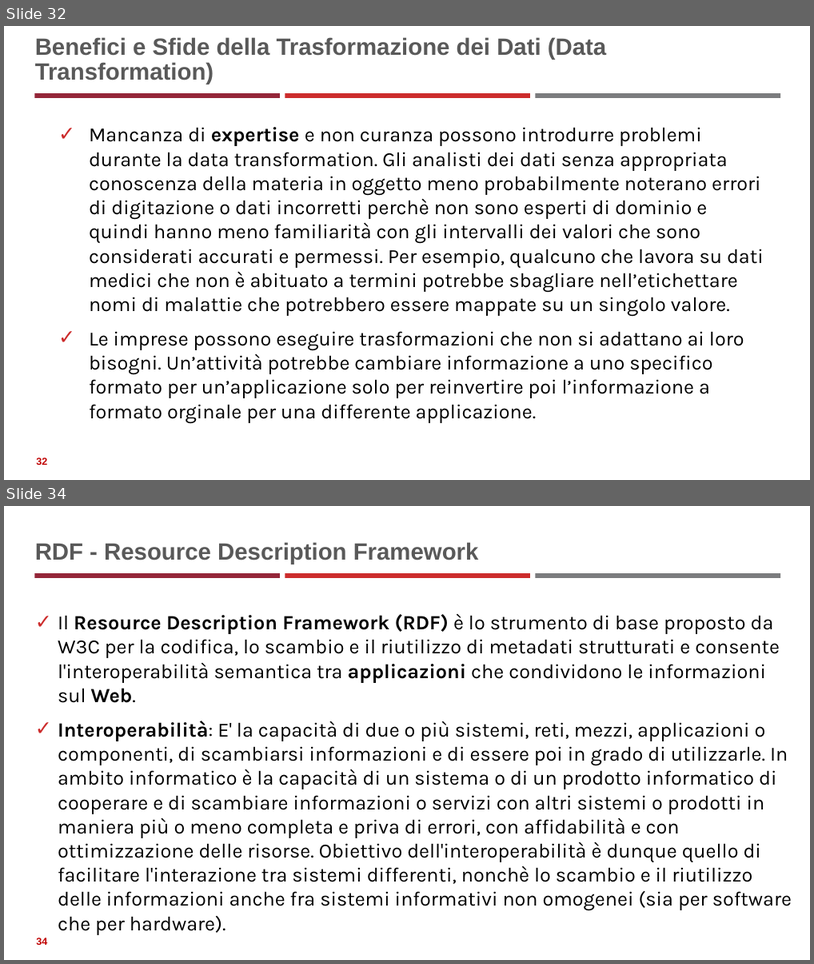
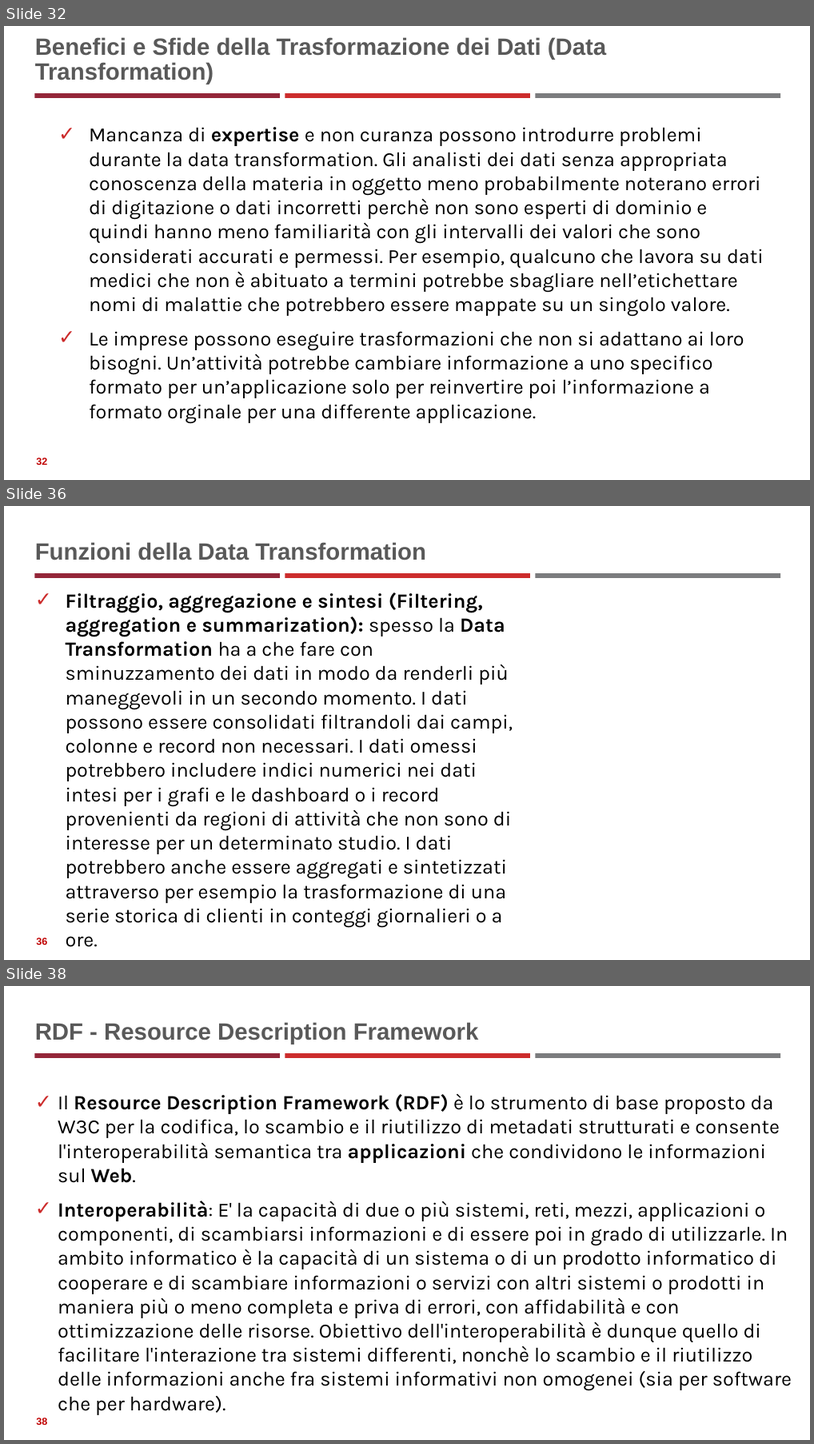
Before and after one commit to neural1977/data_science_interview_material, a slide deck: Data_Science_ita.pptx. Shown one above the other, each under a label of ours: slides 32 and 34 before the commit, slides 32, 36 and 38 after it; the slides between them are not shown. The pictures are 814x964 and 814x1444 pixels, drawn with LibreOffice and Linux fonts; fonts in the diff are those of the drawing. Boxes give left, top, right and bottom in pixels: in the first picture for what was removed or moved away, otherwise in the second. Text is boxed around its words. In the diff, an @@ line names an element or a change of style, - is before the commit and + after.

```diff
--- a/Data_Science_ita.pptx
+++ b/Data_Science_ita.pptx
@@ slide 36 added at [4, 506, 810, 960], background #FFFFFF; not listed: 3 template elements that a slide beside it also shows @@
@@ title added at [35, 542, 426, 560], 28 pt, text #595959, bold @@
+Funzioni della Data Transformation
@@ text added at [66, 592, 513, 947], 24 pt, text #000000 @@
+✓ Filtraggio, aggregazione e sintesi (Filtering, aggregation e summarization): spesso la Data Transformation ha a che fare con sminuzzamento dei dati in modo da renderli più maneggevoli in un secondo momento. I dati possono essere consolidati filtrandoli dai campi, colonne e record non necessari. I dati omessi potrebbero includere indici numerici nei dati intesi per i grafi e le dashboard o i record provenienti da regioni di attività che non sono di interesse per un determinato studio. I dati potrebbero anche essere aggregati e sintetizzati attraverso per esempio la trasformazione di una serie storica di clienti in conteggi giornalieri o a ore.
@@ page number added at [36, 937, 47, 944], 12 pt, text #C00000, bold @@
+36
@@ what was slide 34 is now slide 38 @@
@@ page number at [36, 1417, 47, 1424]: text changed @@
-34
+38
```
Also in this commit, not shown: 1 slide changed, 3 other slides added, 2 other files.
